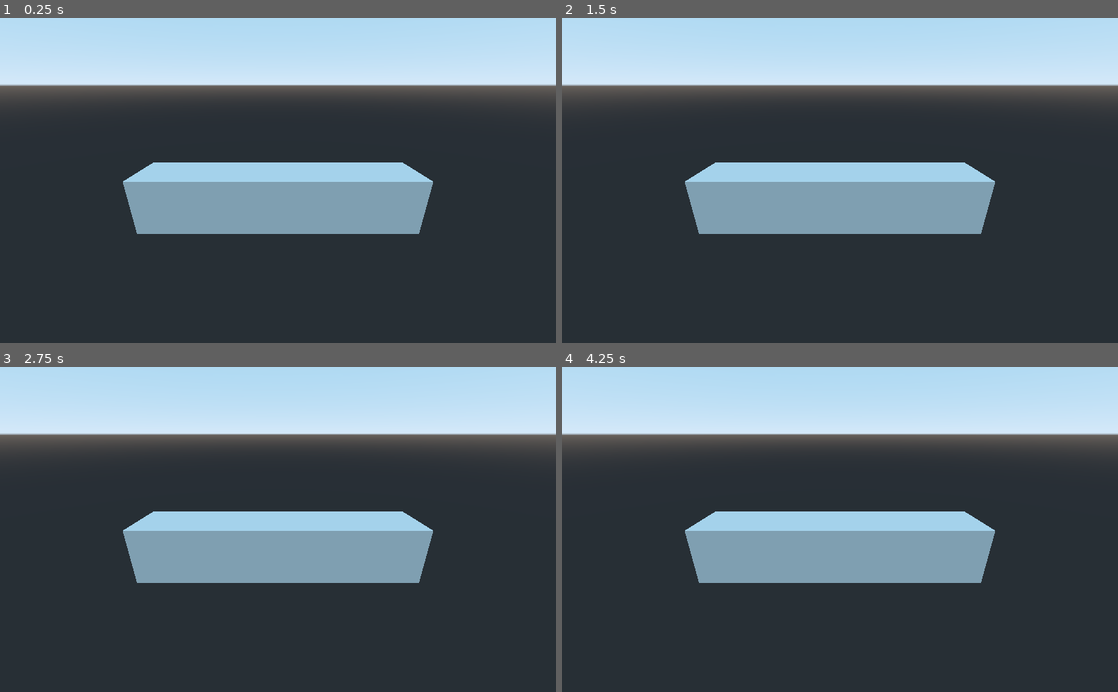
Above: before the commit, frames 1-4 (two rows, left to right).
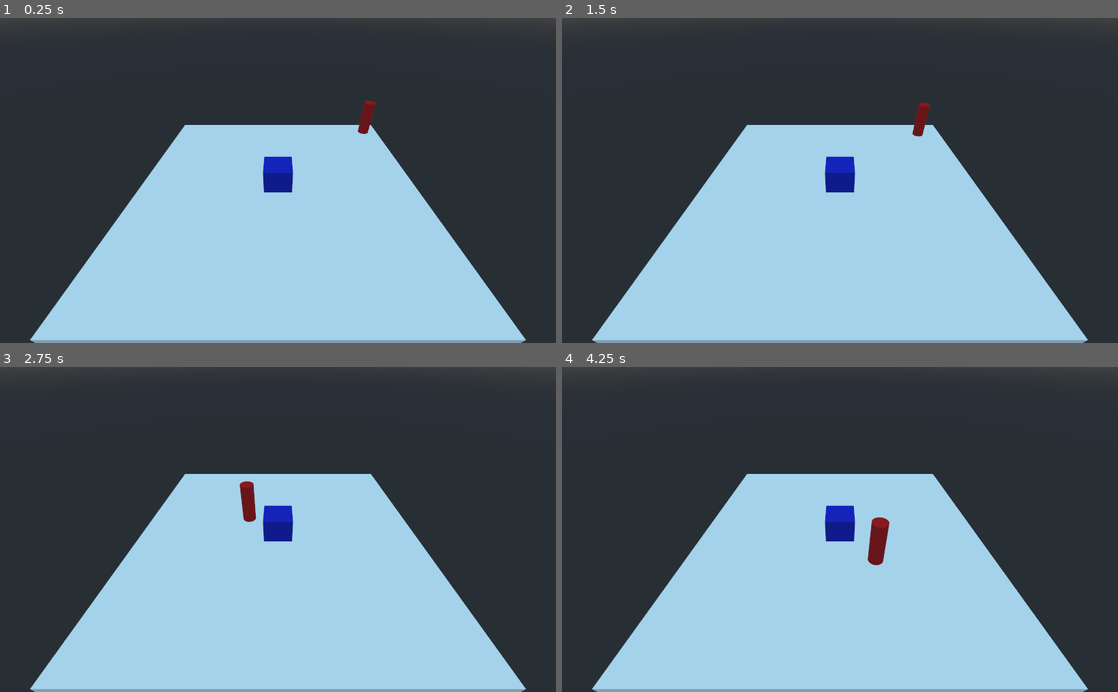
Above: after the commit, the same moments.

Repository: danreeves/keep-it-alive
Game: Godot game, scene res://entities/Game.tscn
The game is run twice, just before and just after one commit, with the same random seed, the same clock (stepped at 60 frames per second) and the same inputs. Before the commit the project starts from res://Game.tscn.
Inputs (mouse positions are in pixels of both pictures, inside the frame that each line leads up to):
- Up to frame 1 (0.25 s): no input
- Up to frame 2 (1.5 s): tap Enter at 0.5 s; move the mouse to (962, 164) at 0.52 s; click (962, 164) at 0.67 s; tap Space at 1.25 s; move the mouse to (728, 196) at 1.27 s; click (728, 196) at 1.42 s
- Up to frame 3 (2.75 s): move the mouse to (333, 458) at 2.02 s; click (333, 458) at 2.17 s
- Up to frame 4 (4.25 s): move the mouse to (812, 594) at 2.77 s; click (812, 594) at 2.92 s; move the mouse to (1006, 578) at 3.52 s; click (1006, 578) at 3.67 s

The runs differ from the first frame. In frame 1, 65% of the frame differs, in the area x 0-100%, y 0-100%; in frame 2, 65%; in frame 3, 65%; in frame 4, 65%.

Commit message:
PLAYER MOVEMENT WOWOW

Diff:
--- a/Game.tscn
+++ /dev/null
@@ -1,20 +0,0 @@
-[gd_scene load_steps=3 format=2]
-
-[sub_resource type="BoxShape" id=1]
-
-[sub_resource type="CubeMesh" id=2]
-size = Vector3( 10, 2, 2 )
-
-[node name="Game" type="Spatial"]
-
-[node name="StaticBody" type="StaticBody" parent="."]
-
-[node name="CollisionShape" type="CollisionShape" parent="StaticBody"]
-shape = SubResource( 1 )
-
-[node name="MeshInstance" type="MeshInstance" parent="StaticBody/CollisionShape"]
-mesh = SubResource( 2 )
-material/0 = null
-
-[node name="Camera" type="Camera" parent="."]
-transform = Transform( 1, 0, 0, 0, 0.924832, 0.380376, 0, -0.380376, 0.924832, 0, 3.8779, 7.89662 )
--- /dev/null
+++ b/entities/Game.tscn
@@ -0,0 +1,46 @@
+[gd_scene load_steps=7 format=2]
+
+[ext_resource path="res://entities/Player.tscn" type="PackedScene" id=1]
+
+[sub_resource type="BoxShape" id=1]
+extents = Vector3( 10, 0.5, 10 )
+
+[sub_resource type="CubeMesh" id=2]
+size = Vector3( 20, 1, 20 )
+
+[sub_resource type="CylinderShape" id=6]
+radius = 1.5
+
+[sub_resource type="CubeMesh" id=4]
+
+[sub_resource type="SpatialMaterial" id=5]
+albedo_color = Color( 0.0980392, 0.141176, 0.788235, 1 )
+
+[node name="Game" type="Spatial"]
+
+[node name="StaticBody" type="StaticBody" parent="."]
+transform = Transform( 1, 0, 0, 0, 1, 0, 0, 0, 1, 0, 0.5, 0 )
+
+[node name="CollisionShape" type="CollisionShape" parent="StaticBody"]
+shape = SubResource( 1 )
+
+[node name="MeshInstance" type="MeshInstance" parent="StaticBody"]
+mesh = SubResource( 2 )
+material/0 = null
+
+[node name="Camera" type="Camera" parent="."]
+transform = Transform( 1, 0, 0, 0, 0.78326, 0.621695, 0, -0.621695, 0.78326, 0, 11.8707, 13.3322 )
+far = 299.9
+
+[node name="KinematicBody" parent="." instance=ExtResource( 1 )]
+transform = Transform( 1, 0, 0, 0, 1, 0, 0, 0, 1, 8.68948, 2.5, -8.41002 )
+
+[node name="StaticBody2" type="StaticBody" parent="."]
+transform = Transform( 1, 0, 0, 0, 1, 0, 0, 0, 1, 0, 1.71869, 0 )
+
+[node name="CollisionShape" type="CollisionShape" parent="StaticBody2"]
+shape = SubResource( 6 )
+
+[node name="MeshInstance" type="MeshInstance" parent="StaticBody2"]
+mesh = SubResource( 4 )
+material/0 = SubResource( 5 )
--- /dev/null
+++ b/entities/Player.gd
@@ -0,0 +1,48 @@
+extends KinematicBody
+const ray_length = 100000000
+
+var go_to = null
+var path_colliders = []
+
+func _ready() -> void:
+	pass
+
+func _path_collision(node: Node, area: Area) -> void:
+	if node == self:
+		if area.is_in_group("pathing-colliders"):
+			go_to = null
+			area.queue_free()
+
+func _process(delta: float) -> void:
+	if go_to:
+		var move = (go_to - get_translation())
+		print(move.length())
+		move_and_slide(move * 50 * delta)
+
+func _input(event):
+	if event is InputEventMouseButton:
+		if event.is_pressed():
+			var camera = get_parent().find_node("Camera")
+			var from = camera.project_ray_origin(event.position)
+			var to = from + camera.project_ray_normal(event.position) * ray_length
+			var collision = get_world().direct_space_state.intersect_ray(from, to)
+			if not collision.empty():
+				go_to = collision.position
+				go_to.y = 0
+
+
+				# Clean up old areas
+				for enemy in get_tree().get_nodes_in_group("pathing-colliders"):
+					enemy.queue_free()
+
+				var area = Area.new()
+				var collisionshape = CollisionShape.new()
+				var boxshape = BoxShape.new()
+				boxshape.set_extents(Vector3(0.1, 1, 0.1))
+				collisionshape.shape = boxshape
+				area.add_child(collisionshape)
+				area.set_translation(Vector3(go_to.x, 2.5, go_to.z))
+				area.set_monitoring(true)
+				area.add_to_group("pathing-colliders")
+				get_parent().add_child(area)
+				area.connect("body_entered", self, "_path_collision", [area])
--- /dev/null
+++ b/entities/Player.tscn
@@ -0,0 +1,27 @@
+[gd_scene load_steps=5 format=2]
+
+[ext_resource path="res://entities/Player.gd" type="Script" id=1]
+
+[sub_resource type="CylinderShape" id=1]
+radius = 0.5
+height = 3.0
+
+[sub_resource type="CylinderMesh" id=2]
+top_radius = 0.5
+bottom_radius = 0.5
+height = 3.0
+
+[sub_resource type="SpatialMaterial" id=3]
+albedo_color = Color( 0.827451, 0.0784314, 0.0784314, 1 )
+
+[node name="KinematicBody" type="KinematicBody"]
+transform = Transform( 1, 0, 0, 0, 1, 0, 0, 0, 1, 0, 1.5, 0 )
+script = ExtResource( 1 )
+
+[node name="CollisionShape" type="CollisionShape" parent="."]
+shape = SubResource( 1 )
+
+[node name="MeshInstance" type="MeshInstance" parent="CollisionShape"]
+mesh = SubResource( 2 )
+material/0 = SubResource( 3 )
+[connection signal="input_event" from="." to="." method="_on_KinematicBody_input_event"]
--- /dev/null
+++ b/entities/floor.gd
@@ -0,0 +1 @@
+extends StaticBody
--- a/project.godot
+++ b/project.godot
@@ -16,9 +16,10 @@
 [application]
 
 config/name="keep-it-alive"
-run/main_scene="res://Game.tscn"
+run/main_scene="res://entities/Game.tscn"
 config/icon="res://icon.png"
 
 [rendering]
 
+quality/filters/msaa=4
 environment/default_environment="res://default_env.tres"
Not shown, added: debug.log
